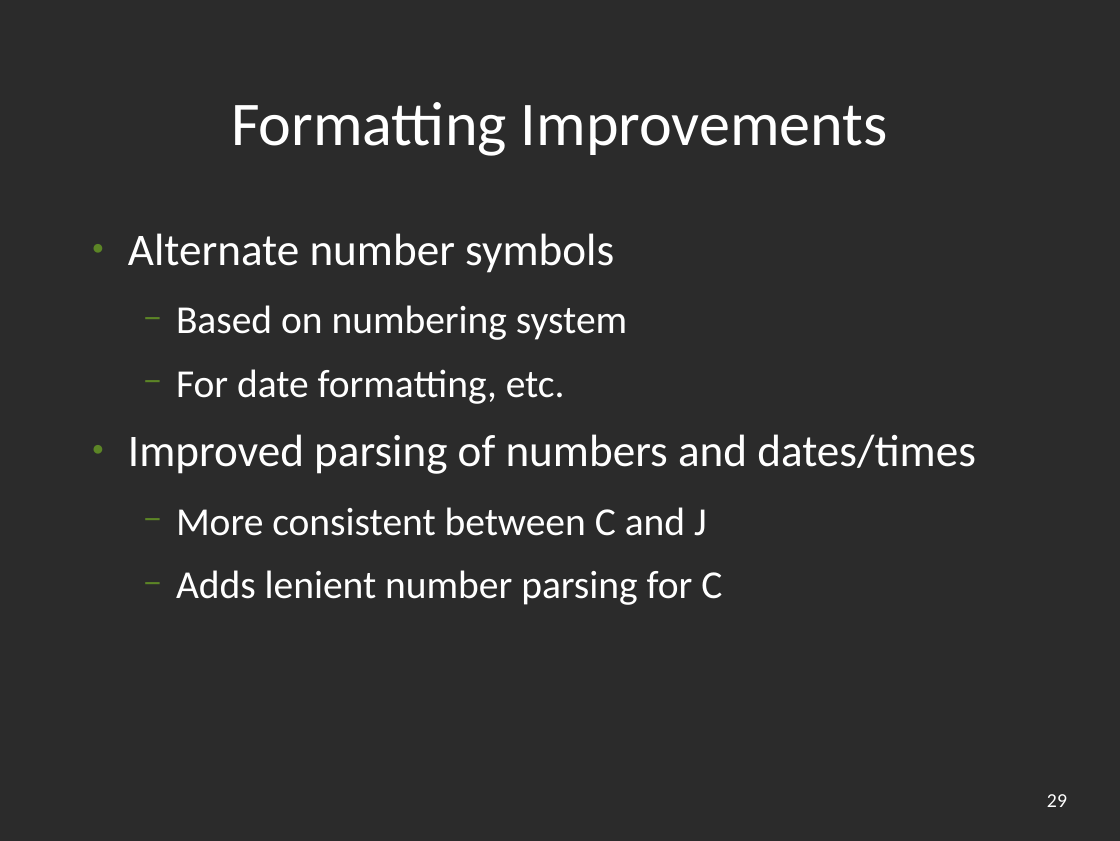
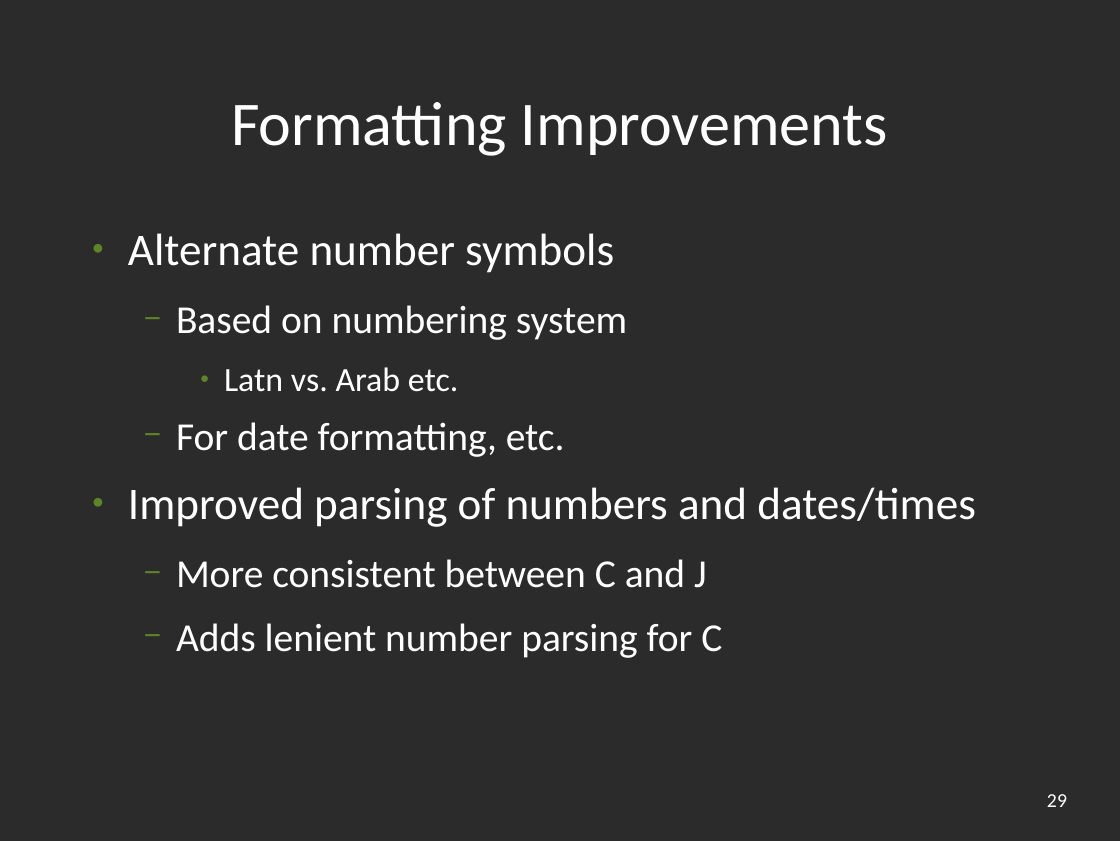
Before and after one commit to unicode-org/icu-docs, a slide deck: slide 29 of docs/pres/icu_overview.odp. Drawn at 1120x841 pixels with LibreOffice and Linux fonts; fonts in the diff are those of the drawing; background and template pictures are left out; a plain dark background stands for a picture behind light text. Boxes give left, top, right and bottom in pixels: in the first picture for what was removed or moved away, otherwise in the second. Text is boxed around its words. In the diff, an @@ line names an element or a change of style, - is before the commit and + after.

```diff
--- a/docs/pres/icu_overview.odp
+++ b/docs/pres/icu_overview.odp
@@ text at (224,367,458,392): paragraph added @@
+    ● Latn vs. Arab etc.
```
Also in this commit, not shown: 2 other slides changed, 1 slide added, 1 other file.
